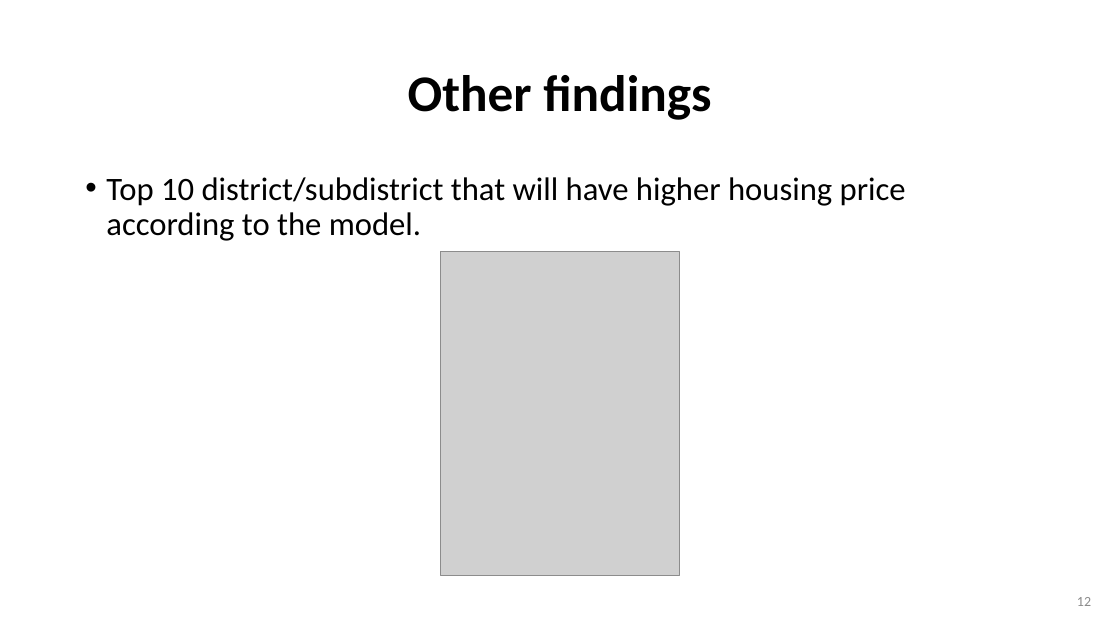
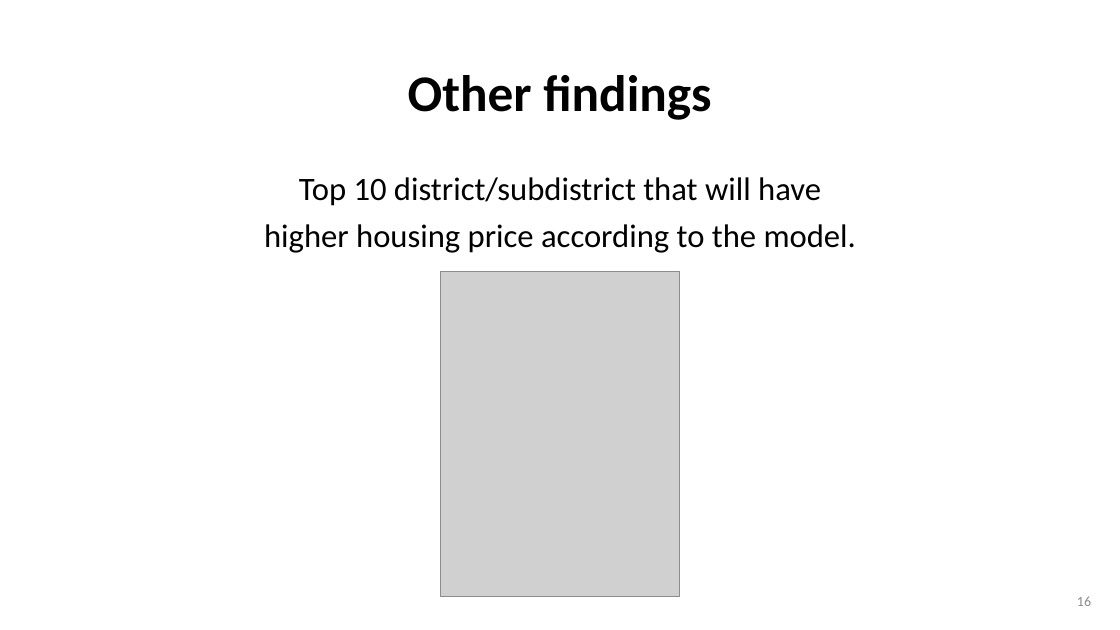
Before and after one commit to wtwwitt/project_2_bangkok_housing_price, a slide deck: slide 16 of presentation/Bangkok Housing Price Prediction for buyers and sellers.pptx (slide 12 before the commit). Drawn at 1120x630 pixels with LibreOffice and Linux fonts; fonts in the diff are those of the drawing; grey boxes stand for pictures. Boxes give left, top, right and bottom in pixels: in the first picture for what was removed or moved away, otherwise in the second. Text is boxed around its words. In the diff, an @@ line names an element or a change of style, - is before the commit and + after.

Commit message:
update presentation, add more information on missing value and XGBoost model

```diff
--- a/presentation/Bangkok Housing Price Prediction for buyers and sellers.pptx
+++ b/presentation/Bangkok Housing Price Prediction for buyers and sellers.pptx
@@ text at (264, 177, 856, 253): text changed @@
-• Top 10 district/subdistrict that will have higher housing price according to the model.
+Top 10 district/subdistrict that will have
+higher housing price according to the model.
@@ picture: place and size @@
-picture at (441, 251, 679, 576)
+picture at (441, 272, 679, 597)
@@ page number at (1077, 596, 1091, 606): text changed @@
-12
+16
```
Also in this commit, not shown: 4 other slides changed, 5 slides added, 23 other files.
